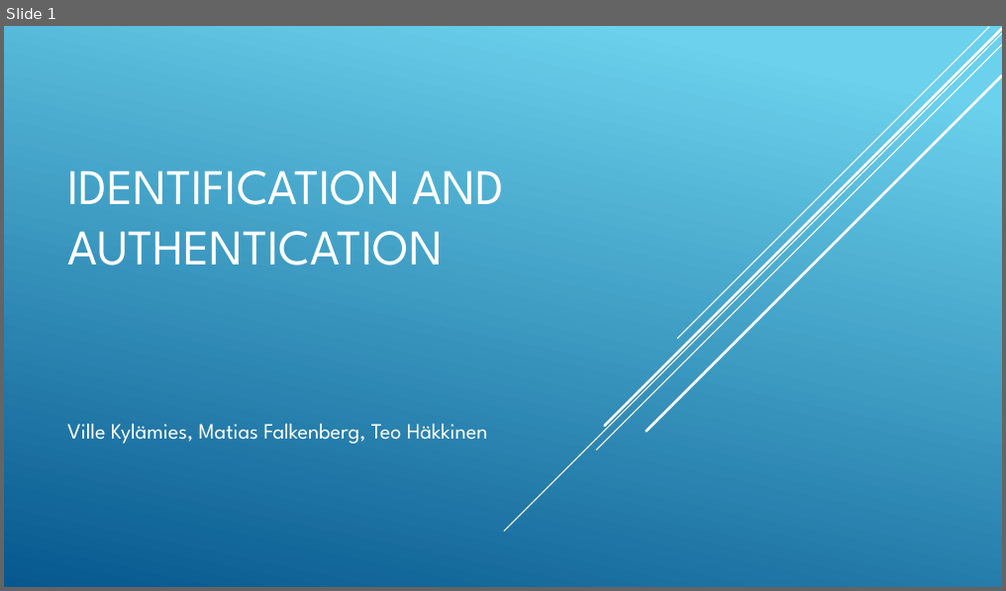
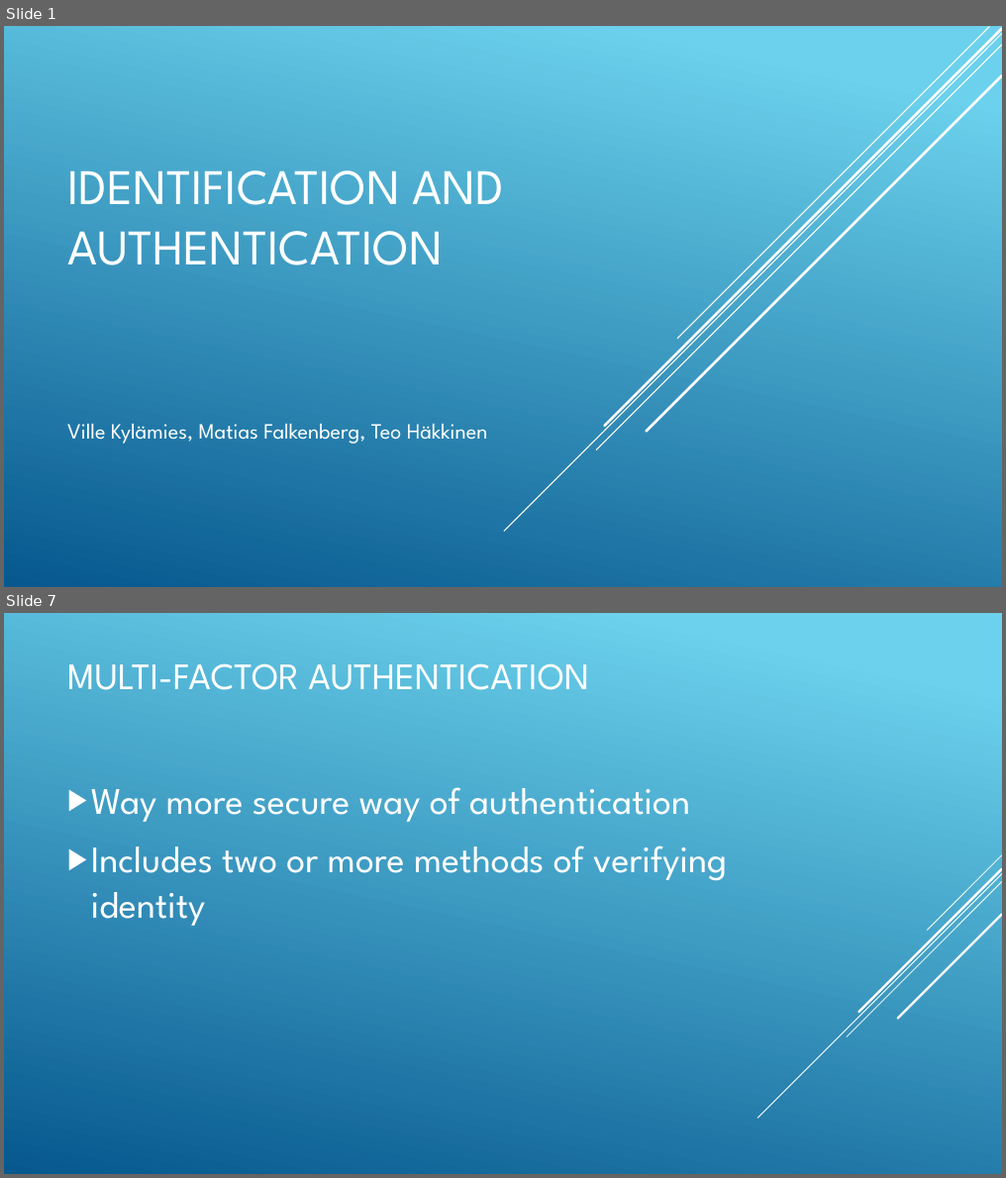
Before and after one commit to Kylisville/Repository-of-Kylis, a slide deck: Identification and authentication.pptx. Shown one above the other, each under a label of ours: slide 1 before the commit, slides 1 and 7 after it; the slides between them are not shown. The pictures are 1006x591 and 1006x1178 pixels, drawn with LibreOffice and Linux fonts; fonts in the diff are those of the drawing. Boxes give left, top, right and bottom in pixels: in the first picture for what was removed or moved away, otherwise in the second. Text is boxed around its words. In the diff, an @@ line names an element or a change of style, - is before the commit and + after.

```diff
--- a/Identification and authentication.pptx
+++ b/Identification and authentication.pptx
@@ slide 7 added at [4, 613, 1002, 1174], background gradient #6ED2EB to #06588E @@
@@ title added at [67, 663, 589, 690], 36 pt, text #FFFFFF @@
+MULTI-FACTOR AUTHENTICATION
@@ text added at [91, 787, 727, 926], 36 pt, text #FFFFFF @@
+▶ Way more secure way of authentication
+▶ Includes two or more methods of verifying identity
@@ group added at [757, 856, 1002, 1118]: 5 lines @@
```
Also in this commit, not shown: 2 slides changed, 7 other slides added.
